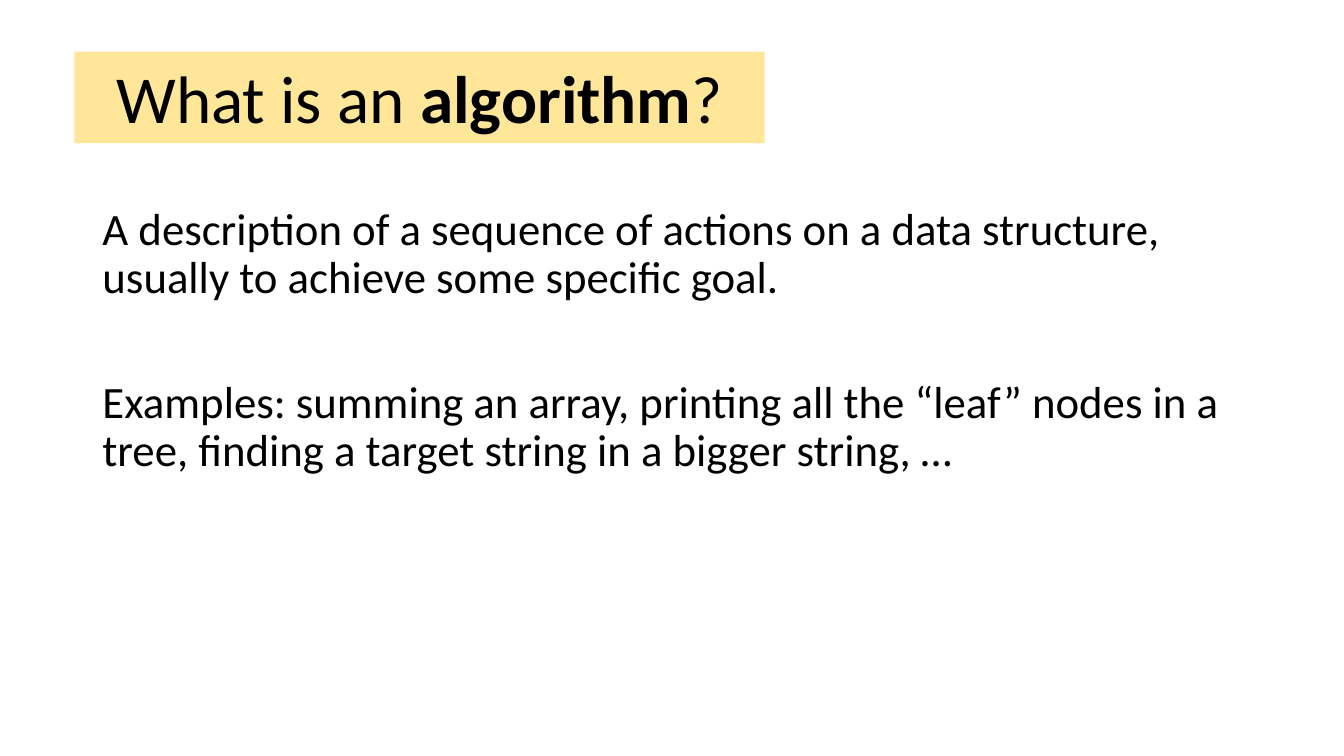
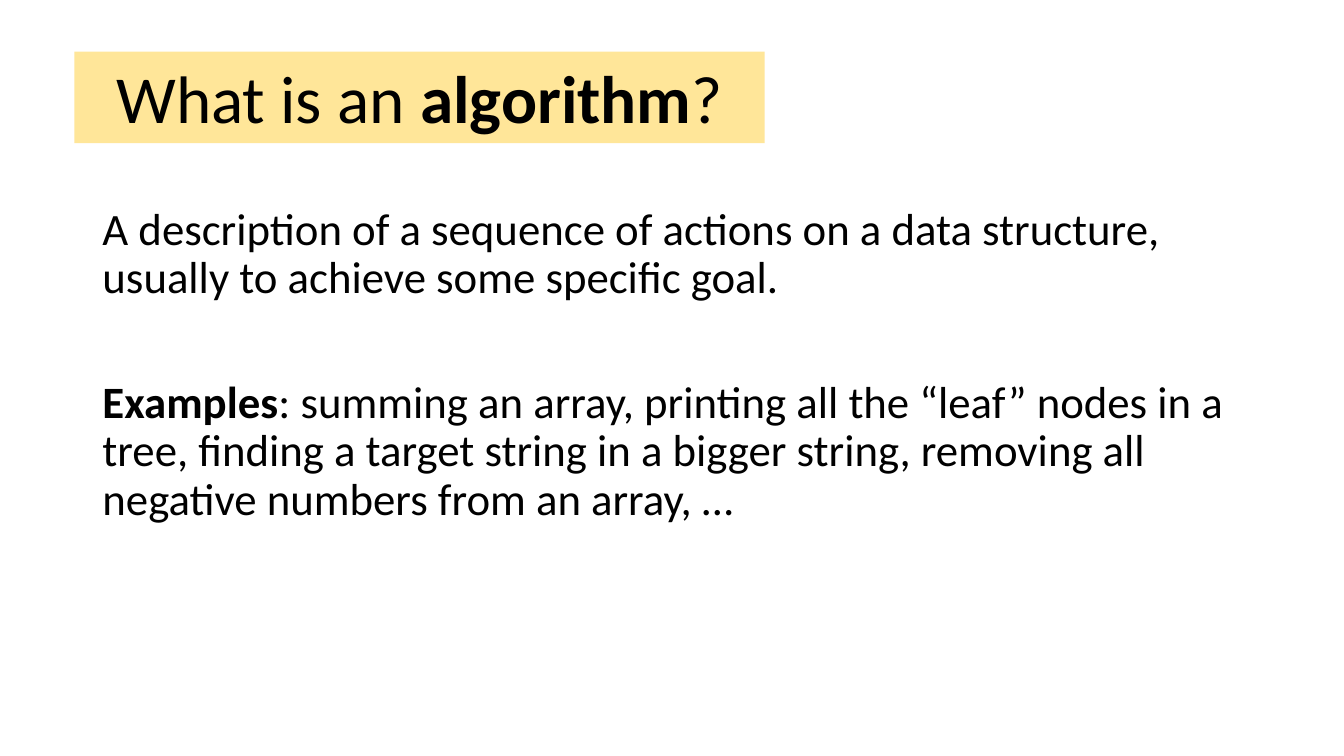
Before and after one commit to tjd1234/cmpt225fall2023, a slide deck: slide 8 of lecture_notes/week1/week1_intro.pptx. Drawn at 1344x756 pixels with LibreOffice and Linux fonts; fonts in the diff are those of the drawing. Boxes give left, top, right and bottom in pixels: in the first picture for what was removed or moved away, otherwise in the second. Text is boxed around its words. In the diff, an @@ line names an element or a change of style, - is before the commit and + after.

```diff
--- a/lecture_notes/week1/week1_intro.pptx
+++ b/lecture_notes/week1/week1_intro.pptx
@@ text at (102,386,1222,523): text changed @@
-Examples: summing an array, printing all the “leaf” nodes in a tree, finding a target string in a bigger string, …
+Examples: summing an array, printing all the “leaf” nodes in a tree, finding a target string in a bigger string, removing all negative numbers from an array, …
```
Also in this commit, not shown: 13 other slides changed, 2 other files.
